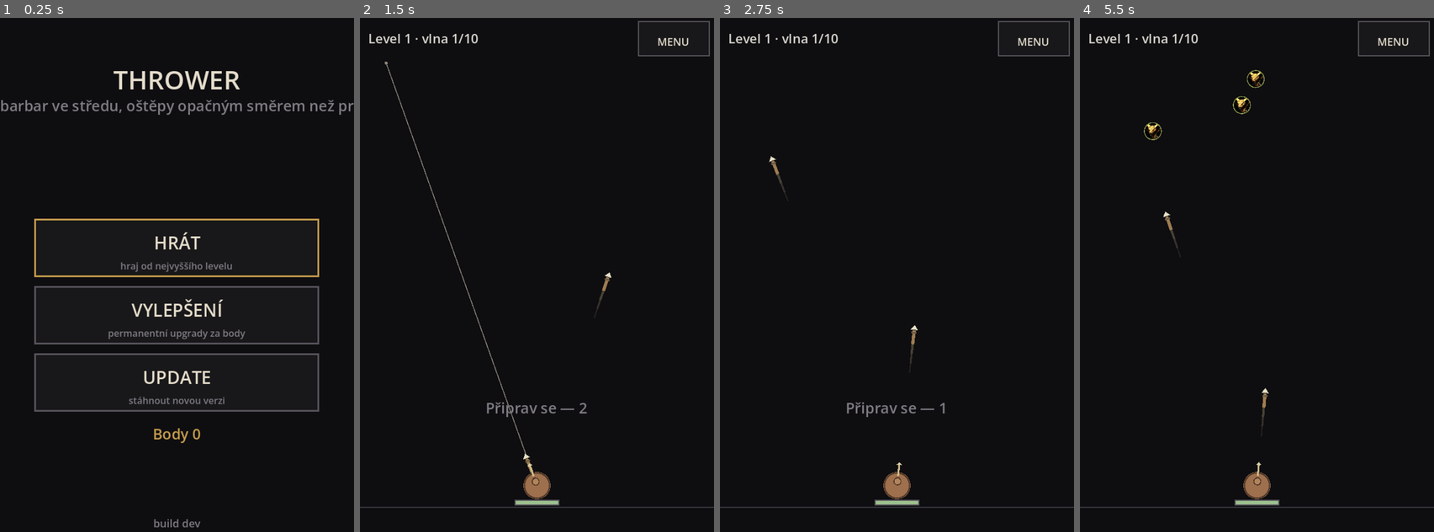
Above: before the commit, frames 1-4 (left to right).
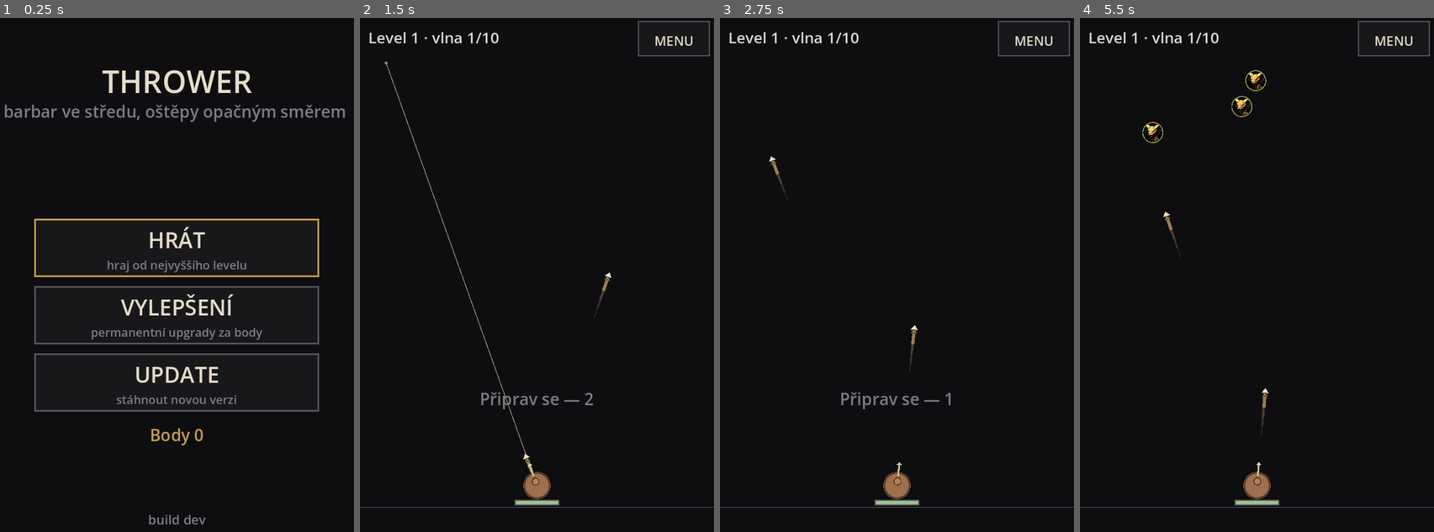
Above: after the commit, the same moments.

Repository: jankoznar94/dark-story
Game: Godot game, scene res://main.tscn
The game is run twice, just before and just after one commit, with the same random seed, the same clock (stepped at 60 frames per second) and the same inputs.
Inputs (mouse positions are in pixels of both pictures, inside the frame that each line leads up to):
- Up to frame 1 (0.25 s): no input
- Up to frame 2 (1.5 s): tap Enter at 0.5 s; move the mouse to (614, 259) at 0.52 s; click (614, 259) at 0.67 s; drag from (466, 310) to (519, 388) at 1.27 s
- Up to frame 3 (2.75 s): move the mouse to (932, 167) at 2.02 s; click (932, 167) at 2.17 s
- Up to frame 4 (5.5 s): drag from (1239, 388) to (1150, 203) at 2.77 s; move the mouse to (1363, 362) at 3.52 s; click (1363, 362) at 3.67 s; drag from (1150, 203) to (1203, 151) at 4.27 s; move the mouse to (1274, 285) at 5.02 s; click (1274, 285) at 5.17 s

The runs differ from the first frame. In frame 1, 5.7% of the frame differs, in the area x 0-100%, y 10-100%; in frame 2, 1.0%; in frame 3, 1.0%; in frame 4, 1.0%.

Commit message:
Thrower: vetsi pismo v menu, vylepsenich, HUD i dialogu; nejmensi nepratel vetsi (min. prumer 15 px)

Diff:
--- a/scripts/game.gd
+++ b/scripts/game.gd
@@ -31,6 +31,10 @@
 const RICO_FALLOFF := 0.6
 # ROZESTUP VIC OSTREPU (celkem, v radiánech).
 const SPREAD := 0.10
+# MINIMALNI POLOMER NEPRITELE v pixelech (prumer 18 px). Jan: "Nejmensi z nich
+# musi mit minimalne prumer kruhu 15 px." Podil field_r na malem displeji pada
+# pod to, takze se velikost dorovnava nahoru.
+const MIN_ENEMY_R := 9.0
 
 # DRUHY NEPRATEL (Jan, Oct 2026: "Různé velikosti, různá rychlost, různá výdrž.
 # Někteří budou střílet ... většina bude na blízko.")
@@ -45,18 +49,18 @@
 # Vetsina je na blizko; strelci jsou vzacni a stoji daleko, takze je hrac musi
 # dobehnout ostepem, ne je nechat dojit.
 const ENEMY_TYPES := [
-	{"id": "cobra", "name": "Kobra", "img": "desert_cobra", "r": 0.055,
+	{"id": "cobra", "name": "Kobra", "img": "desert_cobra", "r": 0.065,
 		"travel": 0.60, "hp": 0.55, "dmg": 0.55, "ranged": false},
-	{"id": "nomad", "name": "Poutník", "img": "desert_nomad", "r": 0.070,
+	{"id": "nomad", "name": "Poutník", "img": "desert_nomad", "r": 0.074,
 		"travel": 1.00, "hp": 1.00, "dmg": 1.00, "ranged": false},
-	{"id": "treant", "name": "Stromák", "img": "ent", "r": 0.092,
+	{"id": "treant", "name": "Stromák", "img": "ent", "r": 0.094,
 		"travel": 1.35, "hp": 1.90, "dmg": 1.45, "ranged": false},
-	{"id": "kolos", "name": "Kolos", "img": "desert_beetle", "r": 0.108,
+	{"id": "kolos", "name": "Kolos", "img": "desert_beetle", "r": 0.112,
 		"travel": 1.70, "hp": 2.40, "dmg": 1.90, "ranged": false},
-	{"id": "ghost", "name": "Přízrak", "img": "ghost", "r": 0.062,
+	{"id": "ghost", "name": "Přízrak", "img": "ghost", "r": 0.066,
 		"travel": 1.15, "hp": 0.85, "dmg": 0.50, "ranged": true,
 		"stop": 0.68, "shot_cd": 2.6, "shot_dmg": 0.55, "shot_spd": 0.50},
-	{"id": "pyro", "name": "Ohnivec", "img": "fire_ghost", "r": 0.072,
+	{"id": "pyro", "name": "Ohnivec", "img": "fire_ghost", "r": 0.076,
 		"travel": 1.30, "hp": 1.15, "dmg": 0.60, "ranged": true,
 		"stop": 0.52, "shot_cd": 3.2, "shot_dmg": 0.90, "shot_spd": 0.60},
 ]
@@ -184,8 +188,8 @@
 # na zakladni velikost.
 func radius_of(e: Dictionary) -> float:
 	if e.has("r"):
-		return float(e["r"])
-	return enemy_r()
+		return maxf(MIN_ENEMY_R, float(e["r"]))
+	return maxf(MIN_ENEMY_R, enemy_r())
 
 
 # SLOZENI VLNY: do zacatku jen pesaci, od 3. vlny prvni strelci, od 5. vlny
@@ -361,7 +365,7 @@
 	# NEPRATELE JDOU SHORA: rodi se u horniho okraje plochy, ne kolem dokola.
 	# Sireni po cele sirce, aby se hrac nemohl jen schovat do jednoho rohu.
 	var t: Dictionary = _pick_type(wave)
-	var er: float = field_r * float(t["r"])
+	var er: float = maxf(MIN_ENEMY_R, field_r * float(t["r"]))
 	var span: float = minf(arena.size.x * 0.42, field_r * 0.95)
 	var x: float = center.x + rng.randf_range(-span, span)
 	var p0 := Vector2(clampf(x, 8.0, arena.end.x - 8.0), arena.position.y + er * 1.05)
--- a/scripts/game_view.gd
+++ b/scripts/game_view.gd
@@ -192,11 +192,11 @@
 		draw_rect(r, PANEL, true)
 		draw_rect(r, accent, false, 3.0)
 		var item: String = String(Menu.ITEMS[i])
-		_label(item, Rect2(r.position.x, r.position.y + r.size.y * 0.18, r.size.x, r.size.y * 0.48),
-			int(minf(float(layout.title_px) * 0.7, r.size.y * 0.36)), Color(0.90, 0.87, 0.80))
+		_label(item, Rect2(r.position.x, r.position.y + r.size.y * 0.12, r.size.x, r.size.y * 0.54),
+			int(minf(float(layout.title_px) * 0.72, r.size.y * 0.46)), Color(0.90, 0.87, 0.80))
 		_label(String(Menu.SUBS[i]),
-			Rect2(r.position.x + 10.0, r.position.y + r.size.y * 0.66, r.size.x - 20.0, r.size.y * 0.3),
-			int(maxf(11.0, r.size.y * 0.17)), DIM)
+			Rect2(r.position.x + 10.0, r.position.y + r.size.y * 0.64, r.size.x - 20.0, r.size.y * 0.34),
+			int(maxf(15.0, r.size.y * 0.21)), DIM)
 	_label(game.profile.menu_note(), Rect2(0.0, layout.menu_note_y, layout.view.x,
 		float(layout.font_px) * 1.5), layout.font_px, GOLD)
 	if not menu.update_note.is_empty():
@@ -205,7 +205,7 @@
 			int(maxf(11.0, float(layout.font_px) * 0.85)), Color(0.80, 0.72, 0.50))
 	_label("build %s" % menu.build_id,
 		Rect2(0.0, layout.view.y - float(layout.font_px) * 2.2, layout.view.x,
-			float(layout.font_px)), int(maxf(10.0, float(layout.font_px) * 0.75)), DIM)
+			float(layout.font_px)), int(maxf(12.0, float(layout.font_px) * 0.80)), DIM)
 
 
 func _draw_upgrades() -> void:
@@ -227,7 +227,8 @@
 		draw_rect(r, ROW if afford else PANEL, true)
 		draw_rect(r, edge, false, 2.0)
 		var pad: float = maxf(8.0, r.size.x * 0.025)
-		var name_px: int = int(clampf(r.size.y * 0.34, 11.0, 22.0))
+		var name_px: int = int(clampf(r.size.y * 0.40, 13.0, 26.0))
+		name_px = _fit_px(Upgrades.label_of(id), r.size.x * 0.50 - pad, name_px)
 		draw_string(ThemeDB.fallback_font, Vector2(r.position.x + pad, r.position.y + r.size.y * 0.52),
 			Upgrades.label_of(id), HORIZONTAL_ALIGNMENT_LEFT,
 			r.size.x * 0.52 - pad, name_px, Color(0.88, 0.86, 0.80))
@@ -241,7 +242,7 @@
 	var br: Rect2 = layout.upg_back
 	draw_rect(br, PANEL, true)
 	draw_rect(br, EDGE, false, 2.0)
-	_label("ZPĚT", br, int(clampf(br.size.y * 0.34, 12.0, 22.0)), Color(0.90, 0.87, 0.80))
+	_label("ZPĚT", br, int(clampf(br.size.y * 0.42, 14.0, 26.0)), Color(0.90, 0.87, 0.80))
 
 
 func _draw_battle() -> void:
@@ -442,7 +443,7 @@
 
 func _draw_bar() -> void:
 	var pad: float = maxf(8.0, layout.bar_h * 0.20)
-	var px: int = int(clampf(layout.bar_h * 0.36, 12.0, 22.0))
+	var px: int = int(clampf(layout.bar_h * 0.42, 14.0, 26.0))
 	var l1: String = "Level %d · vlna %d/%d" % [game.level, game.wave, game.WAVES_PER_LEVEL]
 	draw_string(ThemeDB.fallback_font, Vector2(pad, layout.bar_h * 0.62), l1,
 		HORIZONTAL_ALIGNMENT_LEFT, layout.view.x * 0.62, px, TEXT)
@@ -453,7 +454,7 @@
 	var mr: Rect2 = layout.hud_menu
 	draw_rect(mr, PANEL, true)
 	draw_rect(mr, EDGE, false, 2.0)
-	_label("MENU", mr, int(clampf(mr.size.y * 0.38, 10.0, 18.0)), Color(0.88, 0.86, 0.80))
+	_label("MENU", mr, int(clampf(mr.size.y * 0.44, 12.0, 22.0)), Color(0.88, 0.86, 0.80))
 
 
 func _draw_end() -> void:
@@ -477,9 +478,9 @@
 	draw_rect(box, Color(0.08, 0.075, 0.085), true)
 	draw_rect(box, EDGE, false, 3.0)
 	_label(title, Rect2(box.position.x, box.position.y + box.size.y * 0.14, box.size.x,
-		box.size.y * 0.2), int(clampf(box.size.y * 0.14, 14.0, 30.0)), Color(0.92, 0.89, 0.82))
+		box.size.y * 0.22), int(clampf(box.size.y * 0.17, 16.0, 34.0)), Color(0.92, 0.89, 0.82))
 	_label(sub, Rect2(box.position.x, box.position.y + box.size.y * 0.34, box.size.x,
-		box.size.y * 0.2), int(clampf(box.size.y * 0.085, 11.0, 18.0)), DIM)
+		box.size.y * 0.22), int(clampf(box.size.y * 0.105, 13.0, 22.0)), DIM)
 	_button(layout.dlg_a, a, GOLD)
 	_button(layout.dlg_b, b, EDGE)
 
@@ -487,7 +488,7 @@
 func _button(r: Rect2, txt: String, accent: Color) -> void:
 	draw_rect(r, PANEL, true)
 	draw_rect(r, accent, false, 2.0)
-	_label(txt, r, int(clampf(r.size.y * 0.36, 11.0, 20.0)), Color(0.90, 0.87, 0.80))
+	_label(txt, r, int(clampf(r.size.y * 0.42, 13.0, 24.0)), Color(0.90, 0.87, 0.80))
 
 
 func _handle_end(pos: Vector2) -> void:
@@ -510,6 +511,17 @@
 	return HP_LOW
 
 
+# TEXT, KTERY SE DO RADKU VEJDE: na sirokem displeji jsou radky ve dvou
+# sloupcich a dlouhy nazev by prelezl do ceny. Zmensuje se jen tenhle text a
+# jen kdyz je potreba - jinde zustava velke pismo.
+func _fit_px(s: String, max_w: float, px: int) -> int:
+	var f: Font = ThemeDB.fallback_font
+	var p: int = px
+	while p > 10 and f.get_string_size(s, HORIZONTAL_ALIGNMENT_LEFT, -1, p).x > max_w:
+		p -= 1
+	return p
+
+
 func _label(s: String, r: Rect2, px: int, col: Color) -> void:
 	draw_string(ThemeDB.fallback_font, Vector2(r.position.x, r.position.y + r.size.y * 0.72),
 		s, HORIZONTAL_ALIGNMENT_CENTER, r.size.x, px, col)
--- a/scripts/screen_layout.gd
+++ b/scripts/screen_layout.gd
@@ -50,8 +50,8 @@
 		hud_menu = Rect2()
 		return
 	bar_h = maxf(48.0, v.y * BAR_FRAC)
-	font_px = int(clampf(minf(v.x, v.y) * 0.042, 13.0, 26.0))
-	title_px = int(clampf(minf(v.x, v.y) * 0.075, 22.0, 44.0))
+	font_px = int(clampf(minf(v.x, v.y) * 0.048, 14.0, 34.0))
+	title_px = int(clampf(minf(v.x, v.y) * 0.088, 24.0, 56.0))
 	# BOJOVNIK STOJI NA SPODKU (Jan, Oct 2026: "bude bojovník stát na spodku
 	# obrazovky a bude koukat jen jedním směrem. Dopředu."). Hra je zase na
 	# vysku. Plocha nad nim je cela herni prostor - ne kruh, ne stred.
--- /dev/null
+++ b/tools/preview_screens.gd
@@ -0,0 +1,68 @@
+extends SceneTree
+# VYVOJOVA POMUCKA: vyrenderuje obrazovku (menu / vylepseni / konec) v danem
+# rozliseni, aby se dalo posoudit pismo. Nic nezapisuje do hry.
+#
+#   ~/tools/godot/godot4 --path . --rendering-driver opengl3 \
+#       --resolution 600x900 --script res://tools/preview_screens.gd \
+#       -- --out=/tmp/menu.png --screen=menu
+
+var view: Node2D = null
+var frame: int = 0
+var out_path: String = "user://screen.png"
+var screen: String = "menu"
+var size := Vector2(600.0, 900.0)
+
+
+func _init() -> void:
+	for a in OS.get_cmdline_user_args():
+		if a.begins_with("--out="):
+			out_path = a.split("=")[1]
+		elif a.begins_with("--screen="):
+			screen = a.split("=")[1]
+		elif a.begins_with("--size="):
+			var parts: PackedStringArray = a.split("=")[1].split("x")
+			size = Vector2(float(parts[0]), float(parts[1]))
+
+
+func _process(_d: float) -> bool:
+	frame += 1
+	if frame == 1:
+		view = load("res://main.tscn").instantiate()
+		root.add_child(view)
+		return false
+	if frame == 2:
+		_setup()
+		return false
+	if frame < 8:
+		return false
+	var img: Image = root.get_texture().get_image()
+	if img == null:
+		print("NO_IMAGE")
+		return true
+	img.save_png(out_path)
+	print("SAVED ", out_path, " ", img.get_width(), "x", img.get_height())
+	return true
+
+
+func _setup() -> void:
+	view.layout.update(size)
+	view._apply_field()
+	var g = view.game
+	g.start_level(1)
+	g.profile.body = 7
+	g.profile.perm["dmg"] = 2
+	g.profile.perm["rate"] = 1
+	g.profile.perm["shots"] = 1
+	if screen == "upg":
+		view.menu.open_upgrades()
+	elif screen == "end":
+		view.menu.open_battle()
+		g.phase = "lost"
+		g.hp = 0.0
+	elif screen == "battle":
+		view.menu.open_battle()
+		g.wave = 5
+		g.phase = "build"
+		g.build_left = 3.0
+	else:
+		view.menu.open_menu()
--- a/tools/test_core.gd
+++ b/tools/test_core.gd
@@ -223,6 +223,14 @@
 			ranged += 1
 	_check(seen.size() >= 4, "ve vlne se objevi jen %d druhu" % seen.size())
 	_check(ranged < 200, "strelcu je vic nez pesaku (%d/400)" % ranged)
+	# MINIMALNI VELIKOST: i na malem displeji musi mit nejmensi nepratel
+	# prumer aspon 15 px (polomer 7,5).
+	var small: Game = _fresh()
+	small.set_field(90.0, Vector2(200.0, 400.0))
+	for t in Game.ENEMY_TYPES:
+		var e := {"r": 90.0 * float(t["r"])}
+		_check(small.radius_of(e) * 2.0 >= 15.0,
+			"druh %s je pod 15 px (%0.1f)" % [String(t["id"]), small.radius_of(e) * 2.0])
 
 
 # 9) STRELEC: zastavi se v odstupu, stoji a jeho strela doleti na bojovnika.
